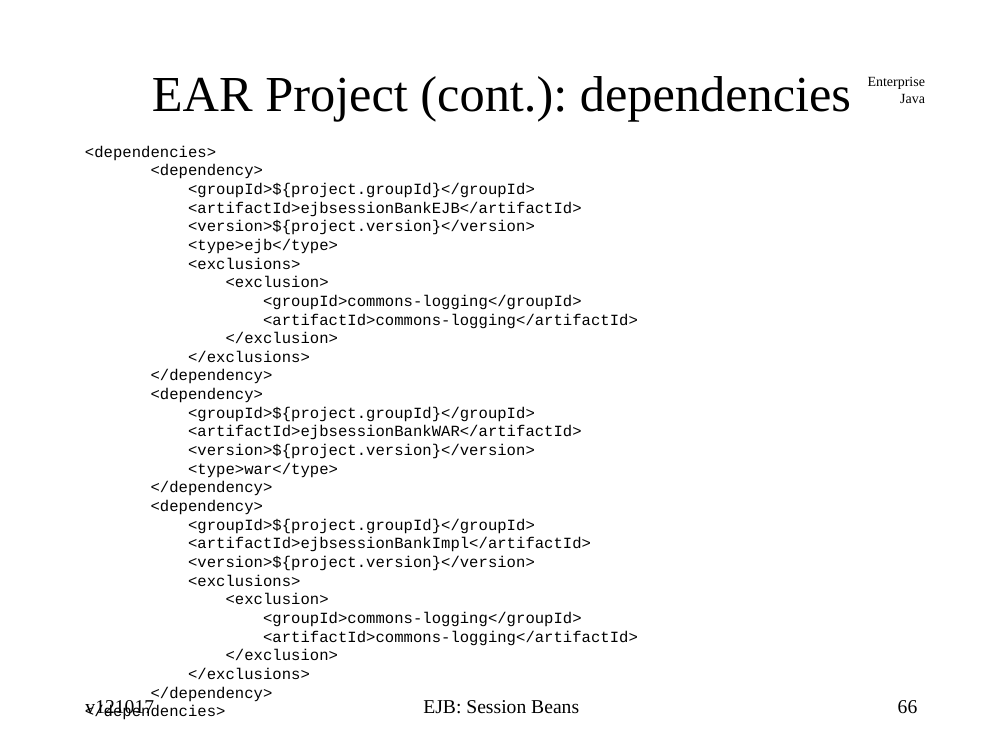
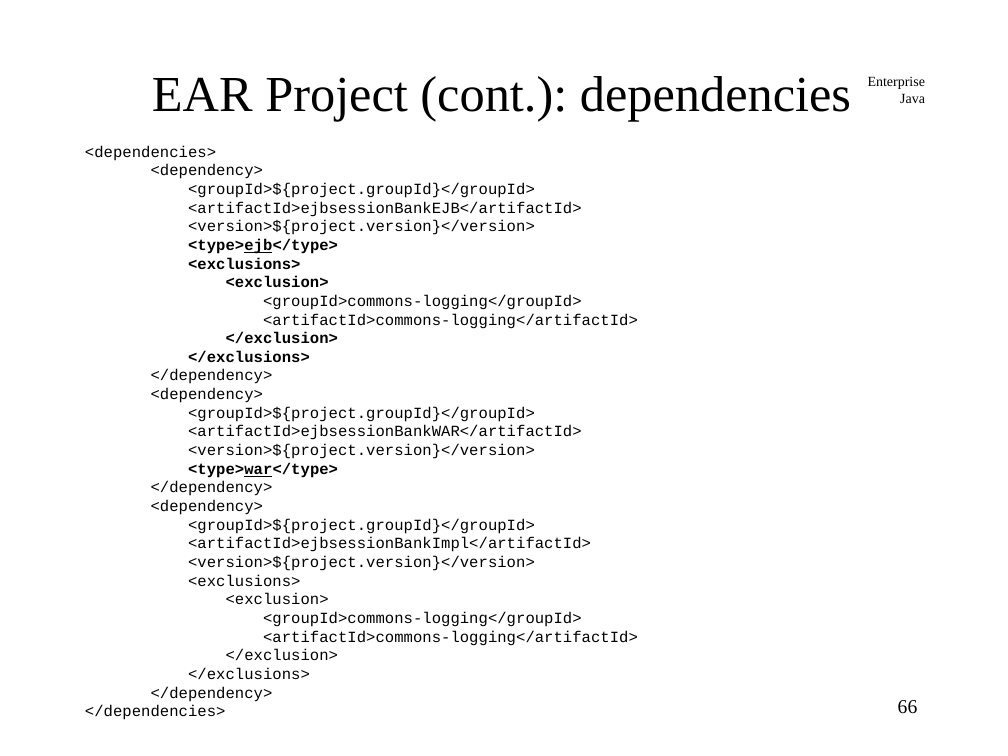
Before and after one commit to jcstaff/ejava-javaee, a slide deck: slide 66 of ejbsessionBank/src/site/resources/lectures/ejbSession.ppt. Drawn at 1008x756 pixels with LibreOffice and Linux fonts; fonts in the diff are those of the drawing. Boxes give left, top, right and bottom in pixels: in the first picture for what was removed or moved away, otherwise in the second. Text is boxed around its words. In the diff, an @@ line names an element or a change of style, - is before the commit and + after.

```diff
--- a/ejbsessionBank/src/site/resources/lectures/ejbSession.ppt
+++ b/ejbsessionBank/src/site/resources/lectures/ejbSession.ppt
@@ text at bbox=[188, 238, 338, 478]: bold on in "<type>ejb</type>", "<exclusions>", "<exclusion>", "</exclusion>" and 2 more places; underline on in "<type>ejb</type>", "<type>war</type>" @@
@@ text removed at bbox=[85, 700, 154, 718] @@
-v121017
@@ text removed at bbox=[423, 700, 579, 714] @@
-EJB: Session Beans
```
Also in this commit, not shown: 72 other slides changed, 1 slide added, 1 slide removed, 1 other file.
